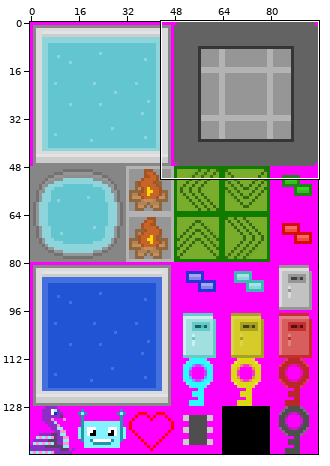
Edited in one commit: sprite sheet (sprite_sheet.png). The picture above shows the old version from afar; the outline marks the close-up.
Close-up. As it was:
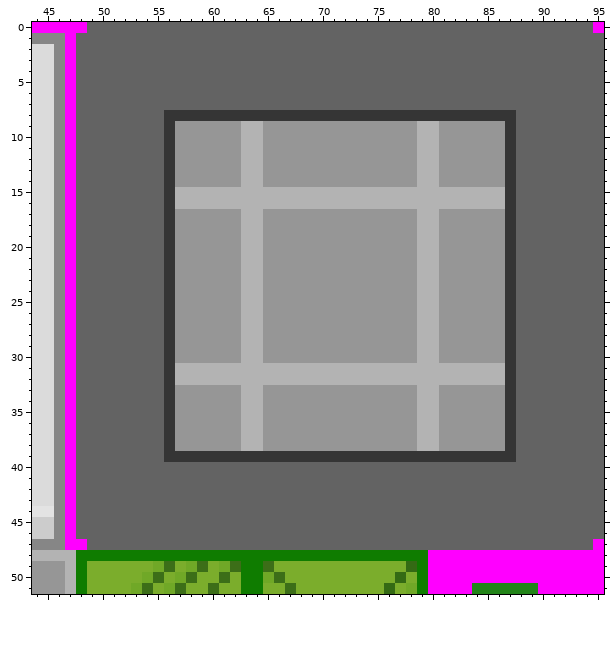
The file is 96x144 pixels. Colours within 5 levels of each other are drawn and written as one. Shown: x 44..95, y 0..51. The commit also changed other parts of the picture, which this record leaves out.
Once edited:
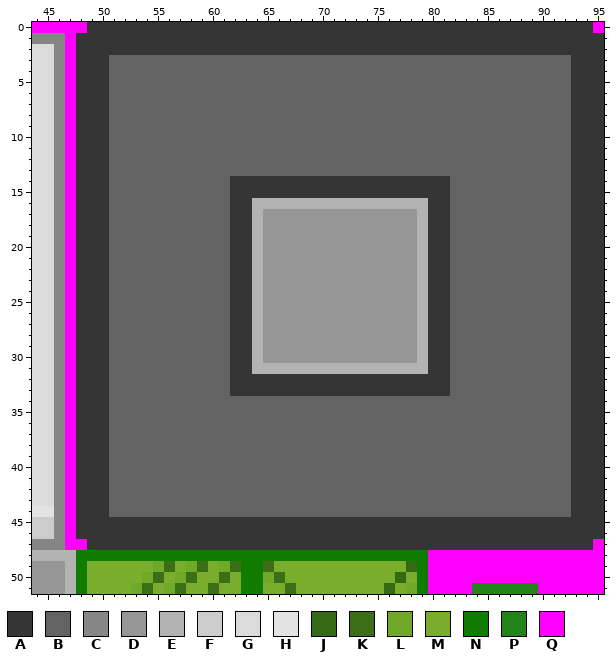
Palette (. is transparent): A #353535  B #636363  C #868686  D #969696  E #b3b3b3  F #cccccc  G #dbdbdb  H #e3e3e3  J #346a14  K #3c6e18  L #70a827  M #7bad2c  N #0f7c00  P #228418  Q #ff00ff
The edit:
Changed rows in their new state; - is an unchanged pixel.
first column x 48:
 0 -AAAAAAAAAAAAAAAAAAAAAAAAAAAAAAAAAAAAAAAAAAAAAA-
 1 AAAAAAAAAAAAAAAAAAAAAAAAAAAAAAAAAAAAAAAAAAAAAAAA
 2 AAAAAAAAAAAAAAAAAAAAAAAAAAAAAAAAAAAAAAAAAAAAAAAA
 3 AAA------------------------------------------AAA
 4 AAA------------------------------------------AAA
 5 AAA------------------------------------------AAA
 6 AAA------------------------------------------AAA
 7 AAA------------------------------------------AAA
 8 AAA-----BBBBBBBBBBBBBBBBBBBBBBBBBBBBBBBB-----AAA
 9 AAA-----BBBBBBBBBBBBBBBBBBBBBBBBBBBBBBBB-----AAA
10 AAA-----BBBBBBBBBBBBBBBBBBBBBBBBBBBBBBBB-----AAA
11 AAA-----BBBBBBBBBBBBBBBBBBBBBBBBBBBBBBBB-----AAA
12 AAA-----BBBBBBBBBBBBBBBBBBBBBBBBBBBBBBBB-----AAA
13 AAA-----BBBBBBBBBBBBBBBBBBBBBBBBBBBBBBBB-----AAA
14 AAA-----BBBBBBAAAAAAAAAAAAAAAAAAAABBBBBB-----AAA
15 AAA-----BBBBBBAAAAAAAAAAAAAAAAAAAABBBBBB-----AAA
16 AAA-----BBBBBBAA----------------AABBBBBB-----AAA
17 AAA-----BBBBBBAA----------------AABBBBBB-----AAA
18 AAA-----BBBBBBAA----------------AABBBBBB-----AAA
19 AAA-----BBBBBBAA----------------AABBBBBB-----AAA
20 AAA-----BBBBBBAA----------------AABBBBBB-----AAA
21 AAA-----BBBBBBAA----------------AABBBBBB-----AAA
22 AAA-----BBBBBBAA----------------AABBBBBB-----AAA
23 AAA-----BBBBBBAA----------------AABBBBBB-----AAA
24 AAA-----BBBBBBAA----------------AABBBBBB-----AAA
25 AAA-----BBBBBBAA----------------AABBBBBB-----AAA
26 AAA-----BBBBBBAA----------------AABBBBBB-----AAA
27 AAA-----BBBBBBAA----------------AABBBBBB-----AAA
28 AAA-----BBBBBBAA----------------AABBBBBB-----AAA
29 AAA-----BBBBBBAA----------------AABBBBBB-----AAA
30 AAA-----BBBBBBAA----------------AABBBBBB-----AAA
31 AAA-----BBBBBBAA----------------AABBBBBB-----AAA
32 AAA-----BBBBBBAAAAAAAAAAAAAAAAAAAABBBBBB-----AAA
33 AAA-----BBBBBBAAAAAAAAAAAAAAAAAAAABBBBBB-----AAA
34 AAA-----BBBBBBBBBBBBBBBBBBBBBBBBBBBBBBBB-----AAA
35 AAA-----BBBBBBBBBBBBBBBBBBBBBBBBBBBBBBBB-----AAA
36 AAA-----BBBBBBBBBBBBBBBBBBBBBBBBBBBBBBBB-----AAA
37 AAA-----BBBBBBBBBBBBBBBBBBBBBBBBBBBBBBBB-----AAA
38 AAA-----BBBBBBBBBBBBBBBBBBBBBBBBBBBBBBBB-----AAA
39 AAA-----BBBBBBBBBBBBBBBBBBBBBBBBBBBBBBBB-----AAA
40 AAA------------------------------------------AAA
41 AAA------------------------------------------AAA
42 AAA------------------------------------------AAA
43 AAA------------------------------------------AAA
44 AAA------------------------------------------AAA
45 AAAAAAAAAAAAAAAAAAAAAAAAAAAAAAAAAAAAAAAAAAAAAAAA
46 AAAAAAAAAAAAAAAAAAAAAAAAAAAAAAAAAAAAAAAAAAAAAAAA
47 -AAAAAAAAAAAAAAAAAAAAAAAAAAAAAAAAAAAAAAAAAAAAAA-
Changed places in both close-ups, as pixel boxes (x1, y1, x2, y2):
changed: (76, 22, 604, 550)
